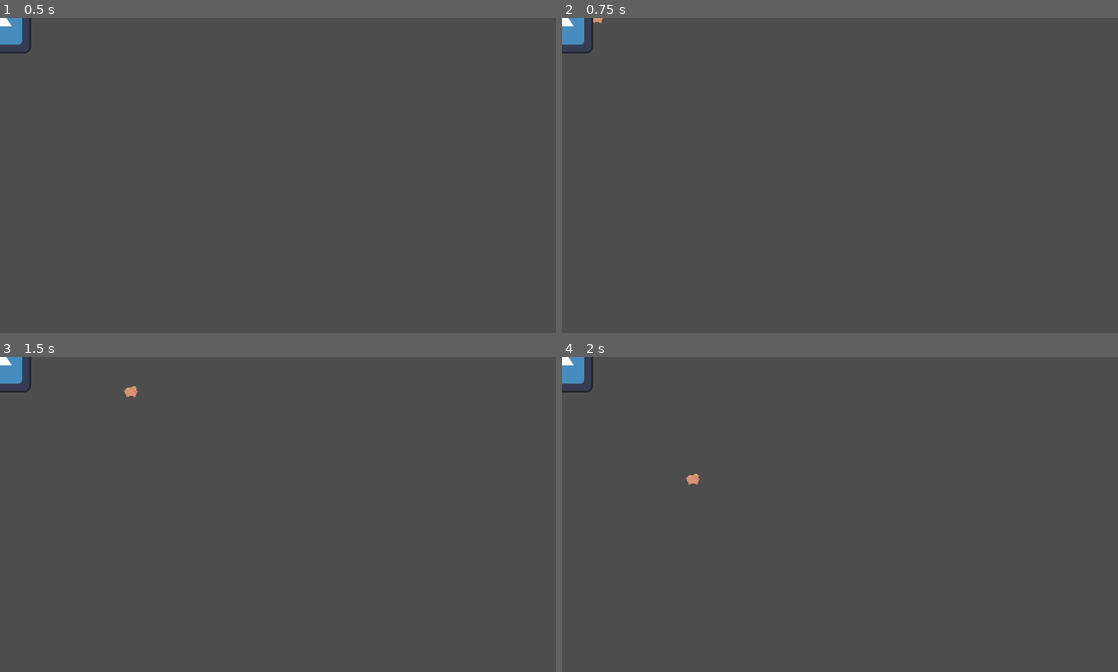
Above: before the commit, frames 1-4 (two rows, left to right).
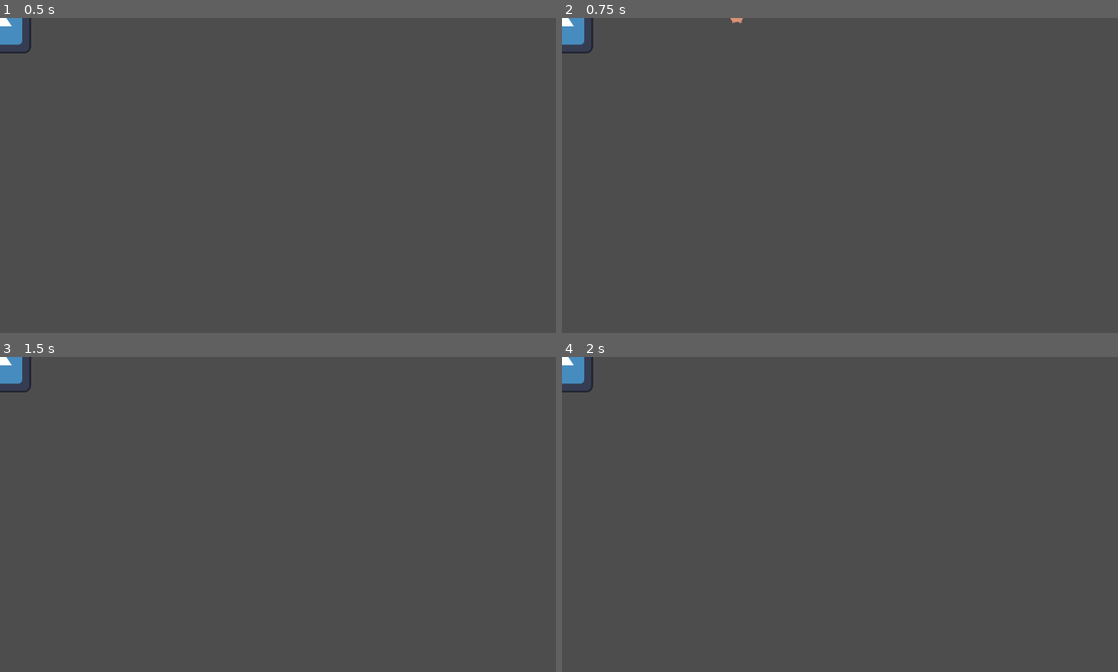
Above: after the commit, the same moments.

Repository: JasonLee4/MaizeRunnerGame
Game: Godot game, scene res://scenes/levels/main_level.tscn
Two runs of this game, one before a commit and one after it. Both use one fixed random seed, a clock stepped at 60 frames per second and the inputs below. The engine's default icon, where the game draws it, is replaced by a stand-in: a white triangle on a blue panel in a dark square.
Inputs:
- Up to frame 1 (0.5 s): no input
- Up to frame 2 (0.75 s): tap Enter at 0.5 s; hold D (right) from 0.53 s (still down); hold Space (space, bound only after the commit) from 0.53 s (still down)
- Up to frame 3 (1.5 s): release D (right) at 1.28 s; release Space (space, bound only after the commit) at 1.28 s; hold S (down) from 1.28 s (still down); tap Space (space, bound only after the commit) at 1.35 s
- Up to frame 4 (2 s): keep holding S (down)

Frame 1 is identical in both runs. In frame 2, less than 0.1% of the frame differs, in the area x 5-33%, y 0-2%; in frame 3, less than 0.1%, in the area x 22-25%, y 9-13%; in frame 4, less than 0.1%.

Commit message:
Added basic dash

Diff:
--- a/project.godot
+++ b/project.godot
@@ -46,6 +46,11 @@
 "events": [Object(InputEventKey,"resource_local_to_scene":false,"resource_name":"","device":-1,"window_id":0,"alt_pressed":false,"shift_pressed":false,"ctrl_pressed":false,"meta_pressed":false,"pressed":false,"keycode":0,"physical_keycode":68,"key_label":0,"unicode":100,"echo":false,"script":null)
 ]
 }
+space={
+"deadzone": 0.5,
+"events": [Object(InputEventKey,"resource_local_to_scene":false,"resource_name":"","device":0,"window_id":0,"alt_pressed":false,"shift_pressed":false,"ctrl_pressed":false,"meta_pressed":false,"pressed":false,"keycode":0,"physical_keycode":32,"key_label":0,"unicode":0,"echo":false,"script":null)
+]
+}
 
 [rendering]
 
--- a/scenes/characters/Pig.gd
+++ b/scenes/characters/Pig.gd
@@ -1,10 +1,18 @@
 extends CharacterBody2D
+
+#Dash variable
+var dashDirection = Vector2(1,0)
 
 @export var speed = 400
 func get_input():
 	var input_direction = Input.get_vector("left","right" , "up", "down")
 	velocity = input_direction * speed
+	dash(input_direction)
 
 func _physics_process(delta):
 	get_input()
 	move_and_slide()
+
+func dash(dashDirection) :
+	if Input.is_action_pressed("space"):
+		velocity = dashDirection.normalized()*2000
